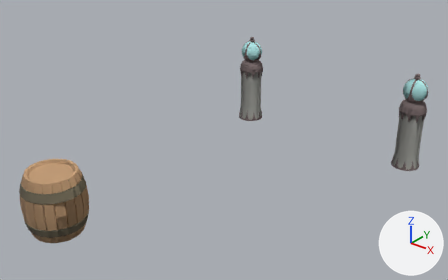
The glTF model www/models/iso_scenes/18.glb as it was, and as the next commit left it.
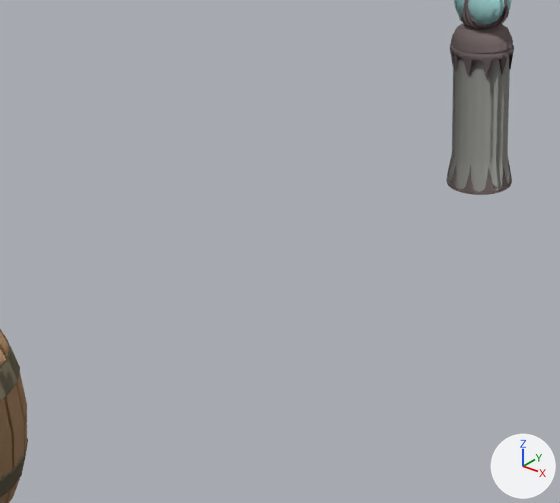
Each version is shown whole from a camera (50 mm lens) standing at (15.86, -20.27, 11.69) and looking at (4.6, -6.19, 2.96), then close up on the part from 18% to 62% of the width and 18% to 83% of the height. Every picture has the same lights, and +X, +Y and +Z are marked at lower right. Where no turn or scale is listed for an object, it has been applied to the vertices.

Script lines for the objects in view, before the commit:
```python
me_mesh_0 = bpy.data.meshes.new('Mesh_0')
me_mesh_0.from_pydata(...)  # 3996 vertices, 7692 faces; spans x 1.0..9.0, y -11.99..0.0, z 1.0..4.5
me_mesh_0.materials.append(mat_material_0)
ob_colored = bpy.data.objects.new('colored', me_mesh_0)
ob_colored.location = (0.0, 0.0, 0.0)
```
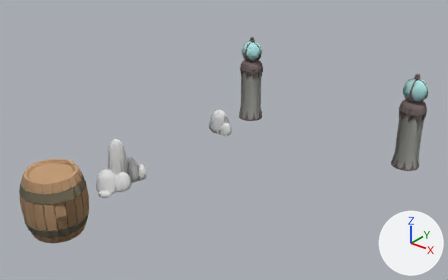
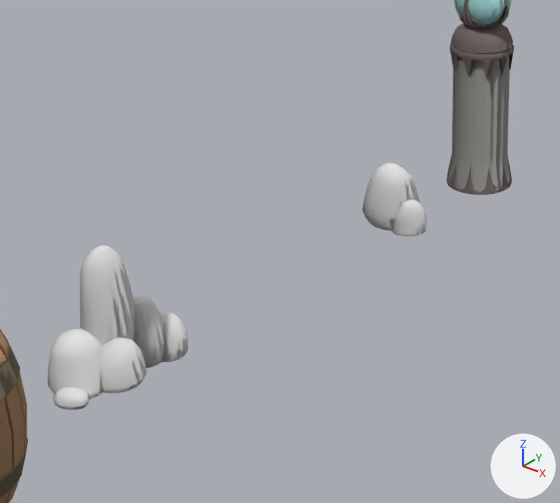
What differs and where, as boxes [x1, y1, x2, y2] in the close-ups (560 x 503 px):
'textured_677202a7', added: after [47, 246, 188, 410]
'textured_2c7f41d8', added: after [362, 163, 426, 236]

What the commit changed:
Material 'Material_2' (mat_material_2) is new.
Its base color is (0.8, 0.8, 0.8) (white #e7e7e7).
Its roughness is 1.0.
Material 'Material_1' (mat_material_1) is new.
Its base color is (0.8, 0.8, 0.8) (white #e7e7e7).
Its roughness is 1.0.
Mesh me_mesh_2 is new.
It has 853 vertices, 1586 faces and spans x 1.0..2.01, y -9.0..-7.0, z 1.0..2.63.
It uses material mat_material_2 (its picture is missing).
Mesh me_mesh_1 is new.
It has 307 vertices, 574 faces and spans x 1.001..1.974, y -2.891..-2.0, z 0.997..1.926.
It uses material mat_material_1 (its picture is missing).
Object 'textured_677202a7' (ob_textured_677202a7) is new; it shows me_mesh_2.
Its location is (0.0, 0.0, 0.0).
Object 'textured_2c7f41d8' (ob_textured_2c7f41d8) is new; it shows me_mesh_1.
Its location is (0.0, 0.0, 0.0).
